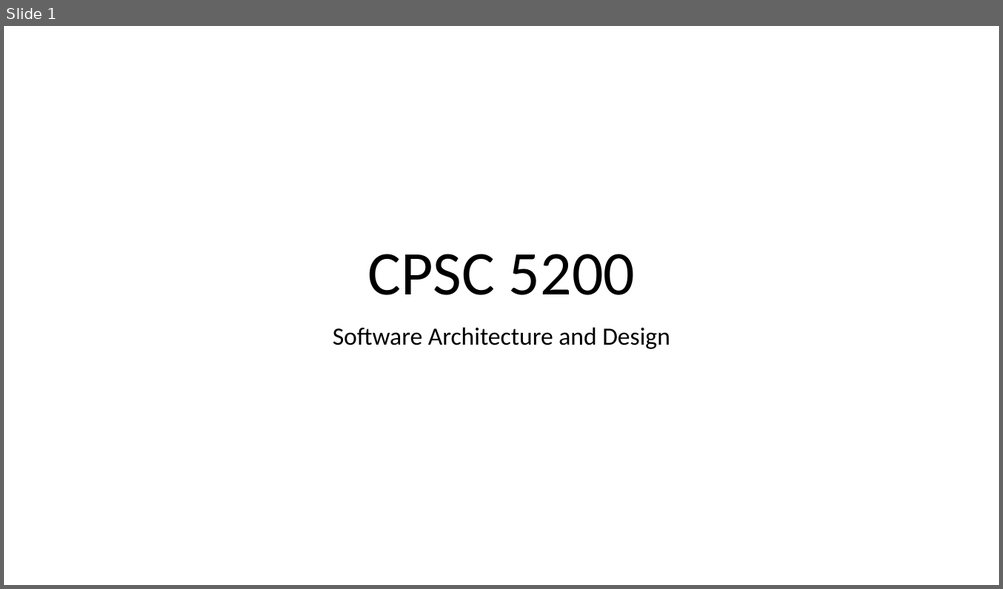
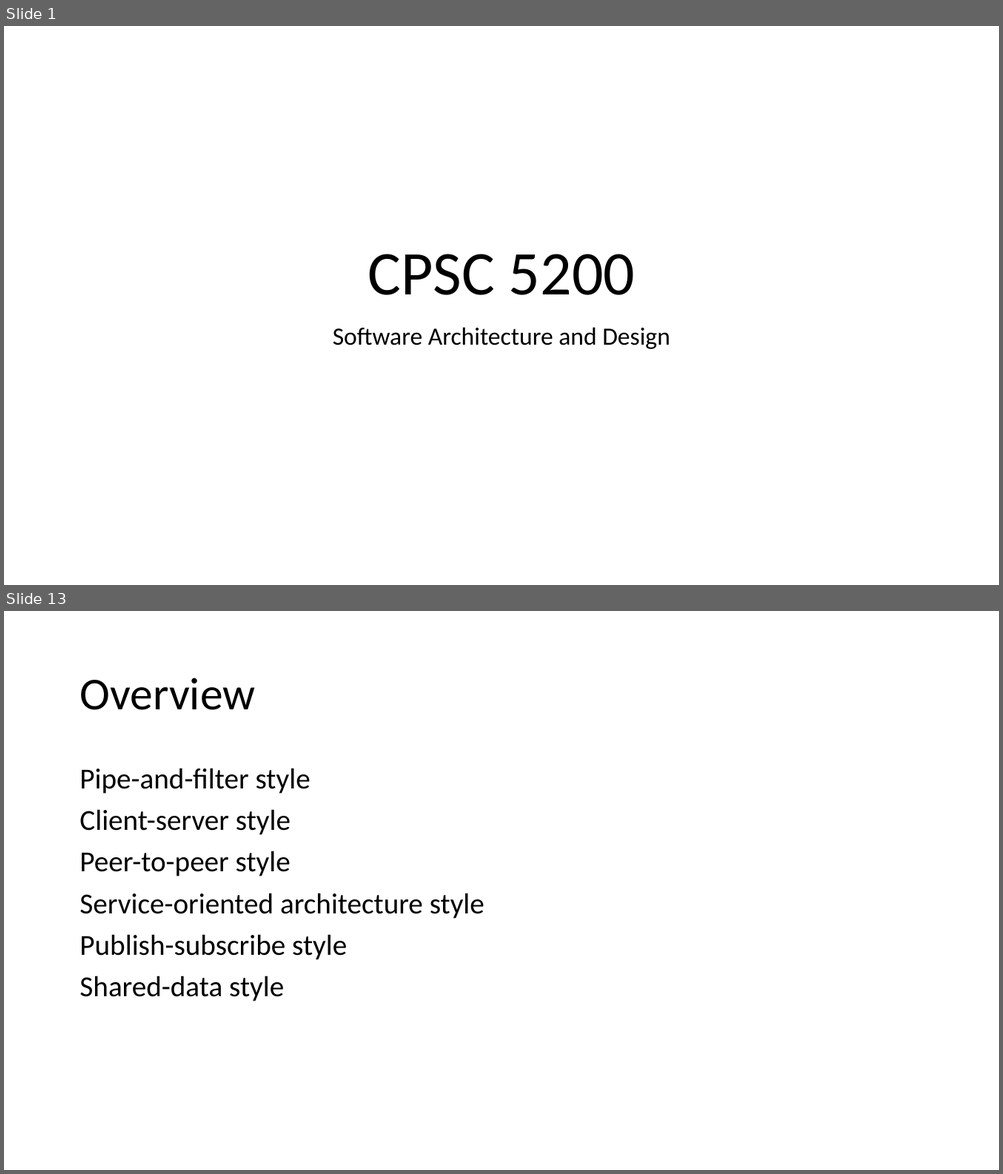
Before and after one commit to IrenaNiu/SU_CPSC_5200_20WQ, a slide deck: lectures/20WQ-02-11 Documenting software architectures.pptx. Shown one above the other, each under a label of ours: slide 1 before the commit, slides 1 and 13 after it; the slides between them are not shown. The pictures are 1003x589 and 1003x1174 pixels, drawn with LibreOffice and Linux fonts; fonts in the diff are those of the drawing. Boxes give left, top, right and bottom in pixels: in the first picture for what was removed or moved away, otherwise in the second. Text is boxed around its words. In the diff, an @@ line names an element or a change of style, - is before the commit and + after.

```diff
--- a/lectures/20WQ-02-11 Documenting software architectures.pptx
+++ b/lectures/20WQ-02-11 Documenting software architectures.pptx
@@ slide 13 added at (x1=4, y1=611, x2=999, y2=1170), background #FFFFFF @@
@@ title added at (x1=79, y1=678, x2=255, y2=710), 44 pt, text #000000 @@
+Overview
@@ text added at (x1=79, y1=768, x2=484, y2=1002), 28 pt, text #000000 @@
+Pipe-and-filter style
+Client-server style
+Peer-to-peer style
+Service-oriented architecture style
+Publish-subscribe style
+Shared-data style
```
Also in this commit, not shown: 24 other slides added.
